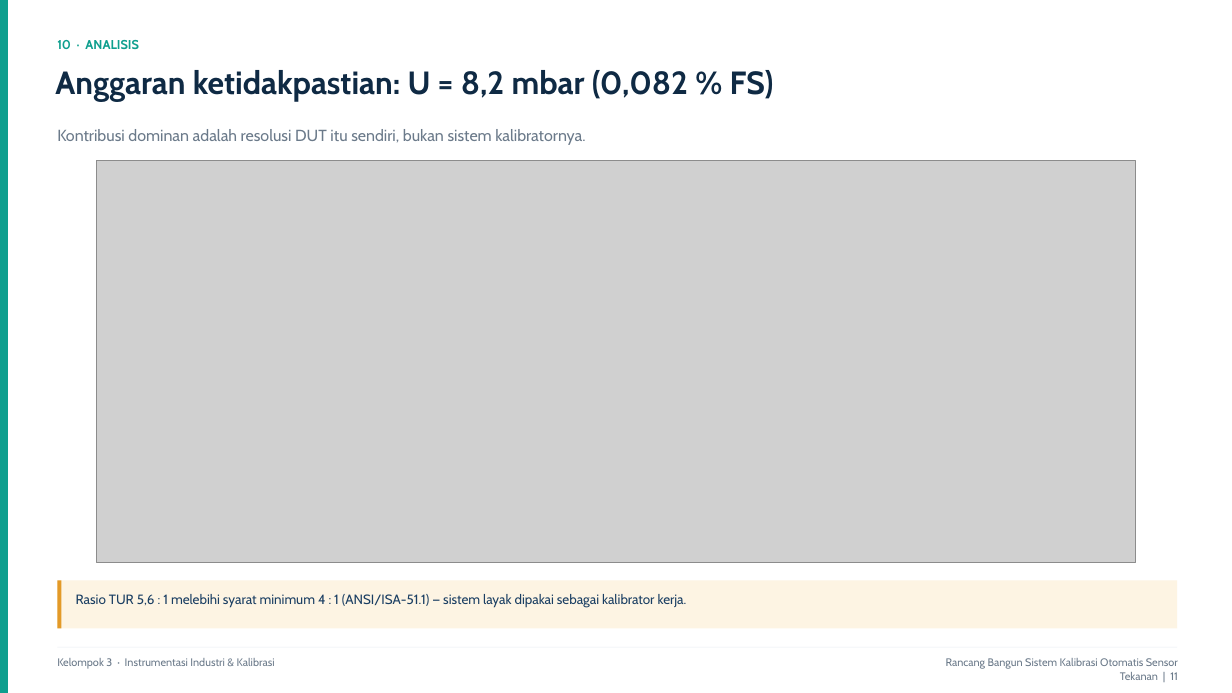
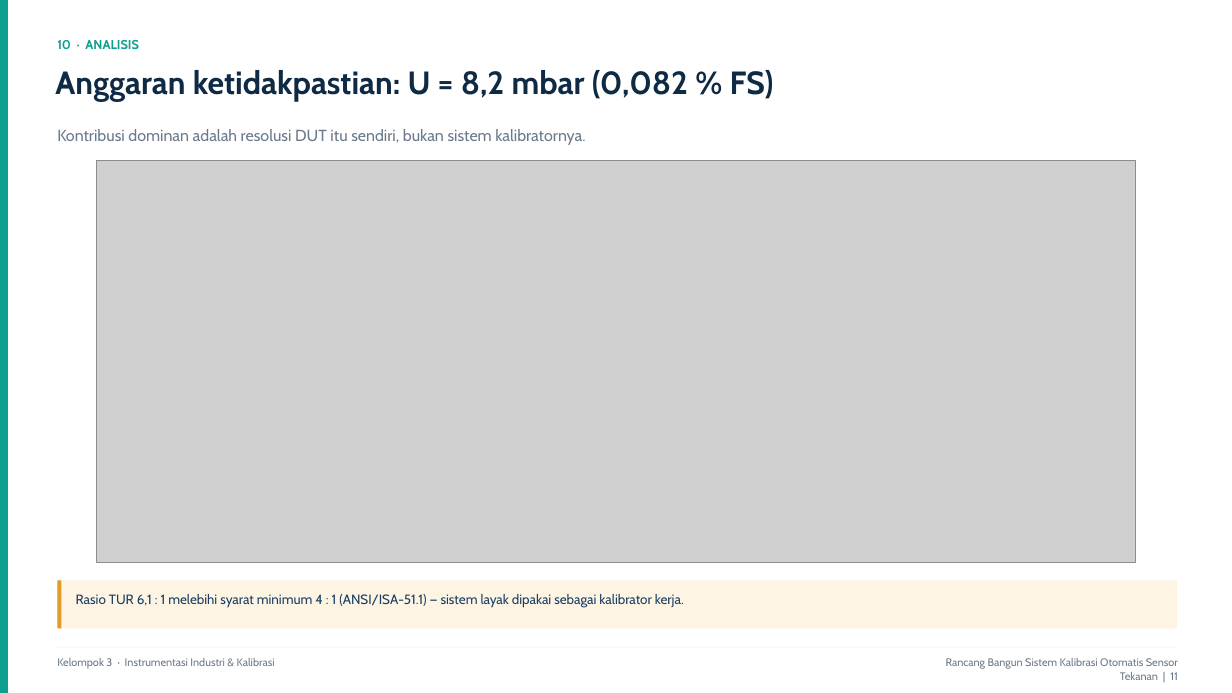
Before and after one commit to arthurisanararia/Tugas2_Metopen, a slide deck: slide 11 of Presentasi_Kalibrasi_Otomatis_Sensor_Tekanan.pptx. Drawn at 1232x693 pixels with LibreOffice and Linux fonts; fonts in the diff are those of the drawing; grey boxes stand for pictures. Boxes give left, top, right and bottom in pixels: in the first picture for what was removed or moved away, otherwise in the second. Text is boxed around its words. In the diff, an @@ line names an element or a change of style, - is before the commit and + after.

```diff
--- a/Presentasi_Kalibrasi_Otomatis_Sensor_Tekanan.pptx
+++ b/Presentasi_Kalibrasi_Otomatis_Sensor_Tekanan.pptx
@@ text at (x1=76, y1=594, x2=684, y2=608): text changed @@
-Rasio TUR 5,6 : 1 melebihi syarat minimum 4 : 1 (ANSI/ISA-51.1) — sistem layak dipakai sebagai kalibrator kerja.
+Rasio TUR 6,1 : 1 melebihi syarat minimum 4 : 1 (ANSI/ISA-51.1) — sistem layak dipakai sebagai kalibrator kerja.
```
Also in this commit, not shown: 5 other slides changed, 17 other files.
